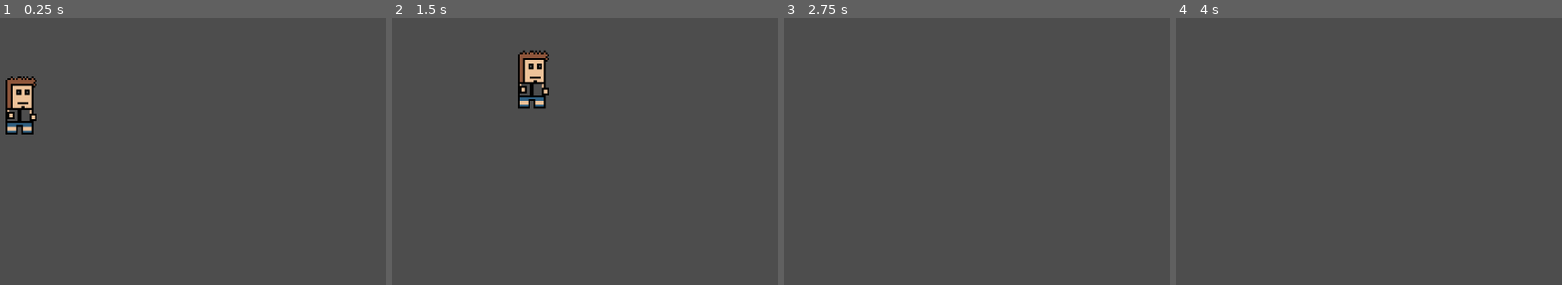
Above: before the commit, frames 1-4 (left to right).
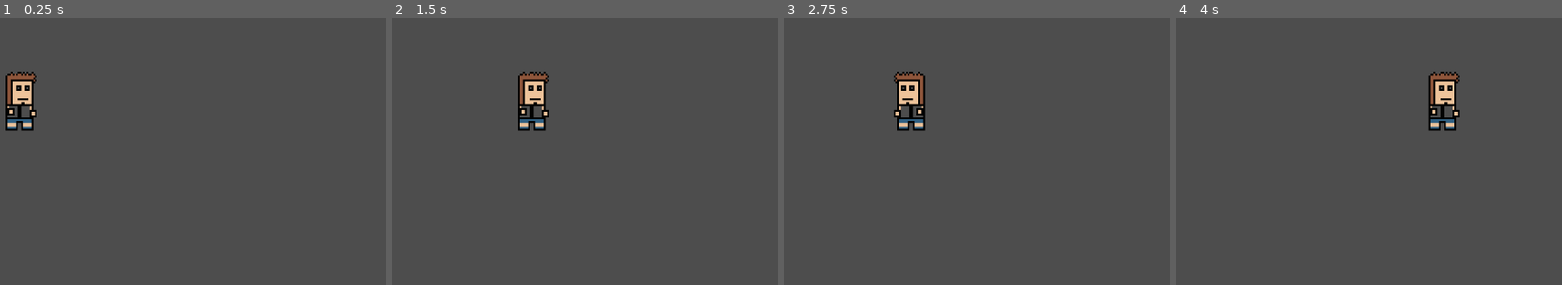
Above: after the commit, the same moments.

Repository: CISC204-S26/hw4-bribri-dtb
Game: Godot game, scene res://node_2d.tscn
Two runs of this game, one before a commit and one after it. Both use one fixed random seed, a clock stepped at 60 frames per second and the inputs below.
Inputs:
- Up to frame 1 (0.25 s): no input
- Up to frame 2 (1.5 s): tap Enter at 0.5 s; hold D (move right) from 0.53 s (still down); tap W (move up) at 0.77 s
- Up to frame 3 (2.75 s): tap W (move up) at 1.52 s; release D (move right) at 2.03 s; hold A (move left) from 2.03 s (still down)
- Up to frame 4 (4 s): release A (move left) at 2.78 s; hold D (move right) from 2.78 s (still down); tap W (move up) at 3.02, 3.77 s

The runs differ from the first frame. In frame 1, 1.1% of the frame differs, in the area x 1-10%, y 20-44%; in frame 2, 1.9%, in the area x 32-41%, y 11-43%; in frame 3, 1.4%; in frame 4, 1.4%.

Commit message:
V3 NO MORE GRAVITY

Diff:
--- a/pair-project/player.gd
+++ b/pair-project/player.gd
@@ -2,20 +2,20 @@
 
 @export var speed := 200.0
 @export var jump_velocity := -400.0
-var gravity = ProjectSettings.get_setting("physics/2d/default_gravity")
+
 
 func _ready():
 	add_to_group("player")  # for coins and DeathZone detection
 
 func _physics_process(delta):
-	var dir = Input.get_action_strength("move right") - Input.get_action_strength("move_left")
+	var dir = Input.get_action_strength("move right") - Input.get_action_strength("move left")
 	velocity.x = dir * speed
 
 	if Input.is_action_just_pressed("move up") and is_on_floor():
 		velocity.y = jump_velocity
 
-	if not is_on_floor():
-		velocity.y += gravity * delta
+
+
 
 
 	move_and_slide()
